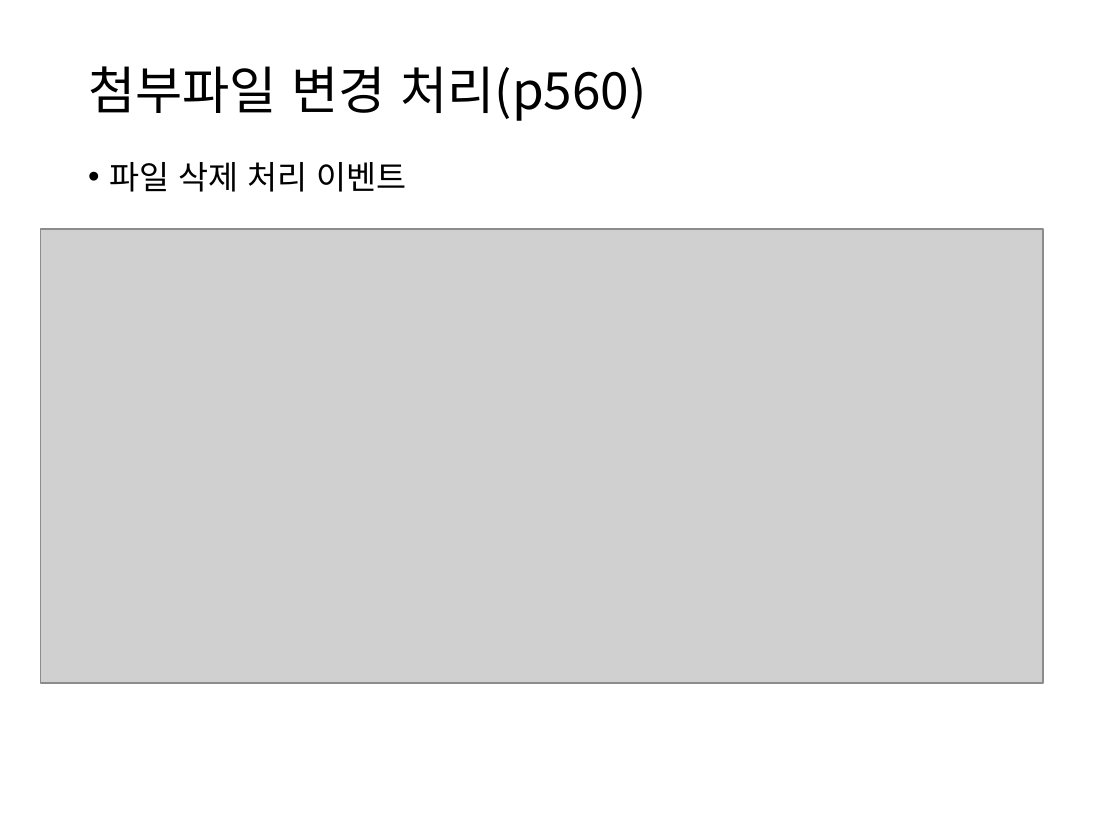
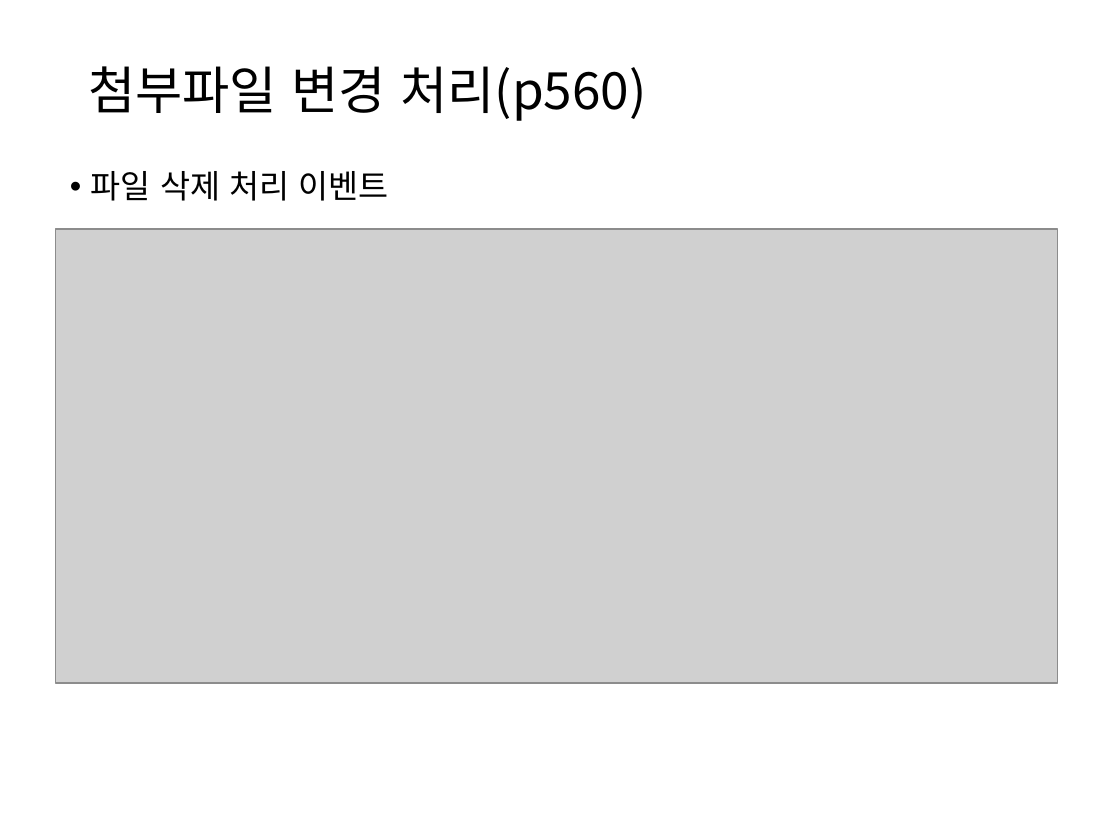
Before and after one commit to itrecipe/Web_Study_ez, a slide deck: slide 62 of spring - 학습자료/코드로 배우는 스프링 웹 프로젝트 (개정판) 학습자료/PART6.pptx. Drawn at 1120x840 pixels with LibreOffice and Linux fonts; fonts in the diff are those of the drawing; grey boxes stand for pictures. Boxes give left, top, right and bottom in pixels: in the first picture for what was removed or moved away, otherwise in the second. Text is boxed around its words. In the diff, an @@ line names an element or a change of style, - is before the commit and + after.

```diff
--- a/spring - 학습자료/코드로 배우는 스프링 웹 프로젝트 (개정판) 학습자료/PART6.pptx
+++ b/spring - 학습자료/코드로 배우는 스프링 웹 프로젝트 (개정판) 학습자료/PART6.pptx
@@ text "파일 삭제 처리 이벤트": place and size @@
-text "파일 삭제 처리 이벤트" at bbox=[109, 162, 407, 192]
+text "파일 삭제 처리 이벤트" at bbox=[91, 171, 389, 201]
@@ picture: place and size @@
-picture at bbox=[40, 228, 1043, 682]
+picture at bbox=[55, 228, 1057, 682]
```
Also in this commit, not shown: 1 other slide changed.
